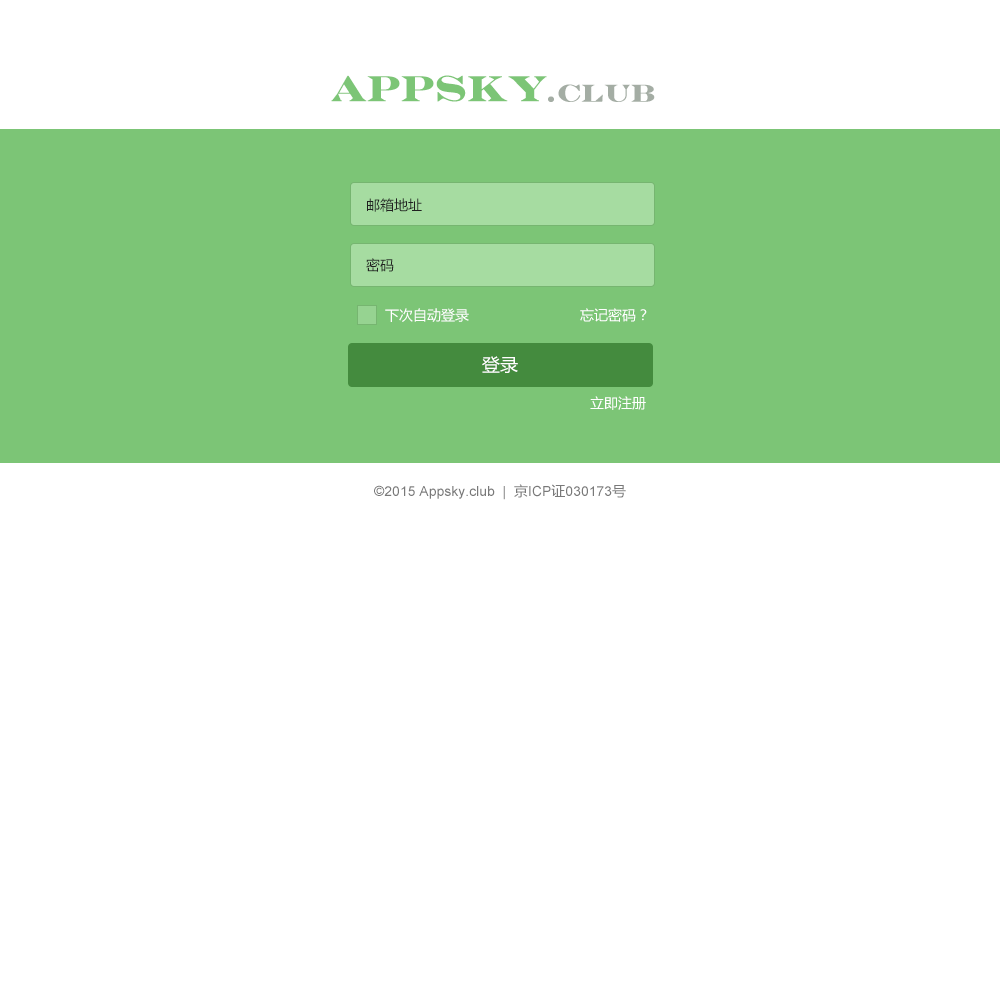
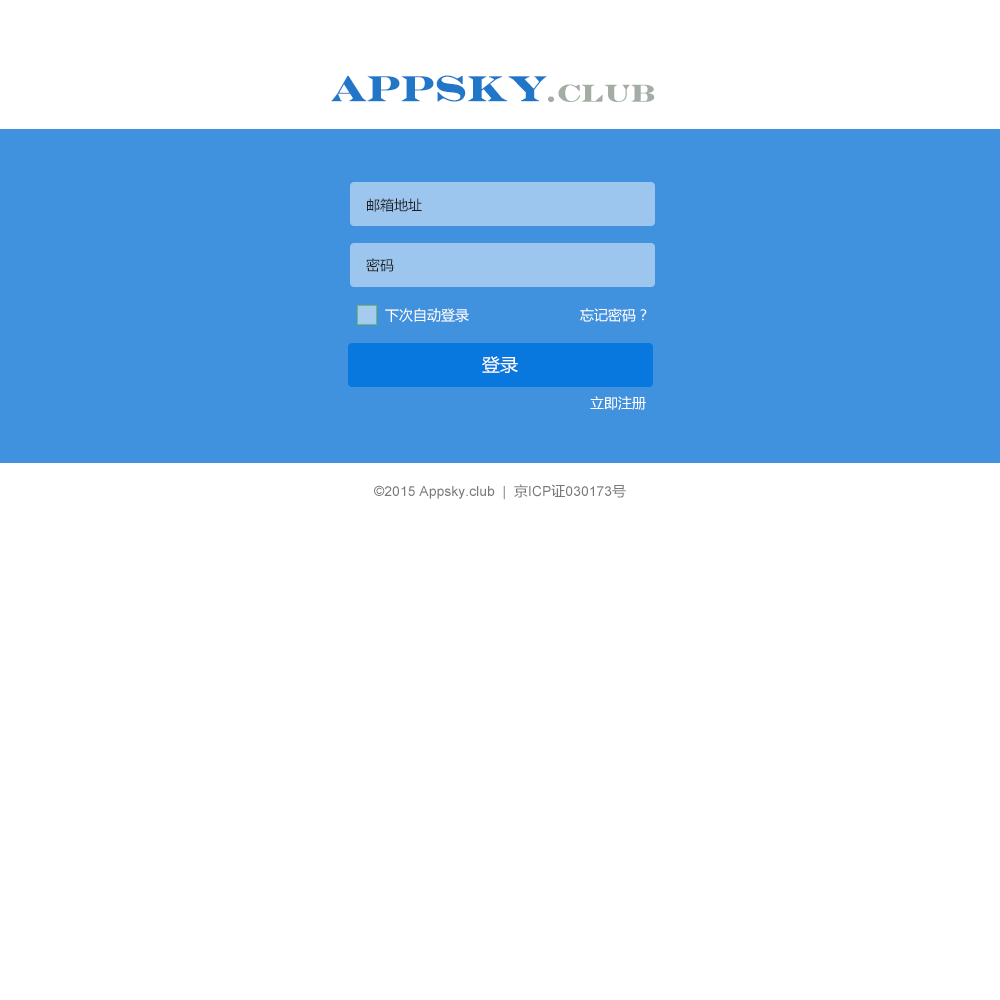
Layered file, before and after one edit (1000x1000). Changes by layer:
painted on "Rectangle 2" (2nd of 2, in "组 1") over [358, 306, 376, 324]
painted on "Rounded Rectangle 1 副本 2" (2nd of 2, in "组 1") over [348, 343, 653, 387]
painted on "Rounded Rectangle 1 副本" (2nd of 2, in "组 1") over [350, 182, 655, 287]
removed layer "Rounded Rectangle 1" (2nd of 2, in "组 1") from group "组 1" over [350, 182, 655, 226]
painted on "Rectangle 1" (2nd of 2, in "组 1") over [0, 129, 1000, 463]
painted on "APPSky" (2nd of 2, in "组 1") over [331, 75, 547, 102]
